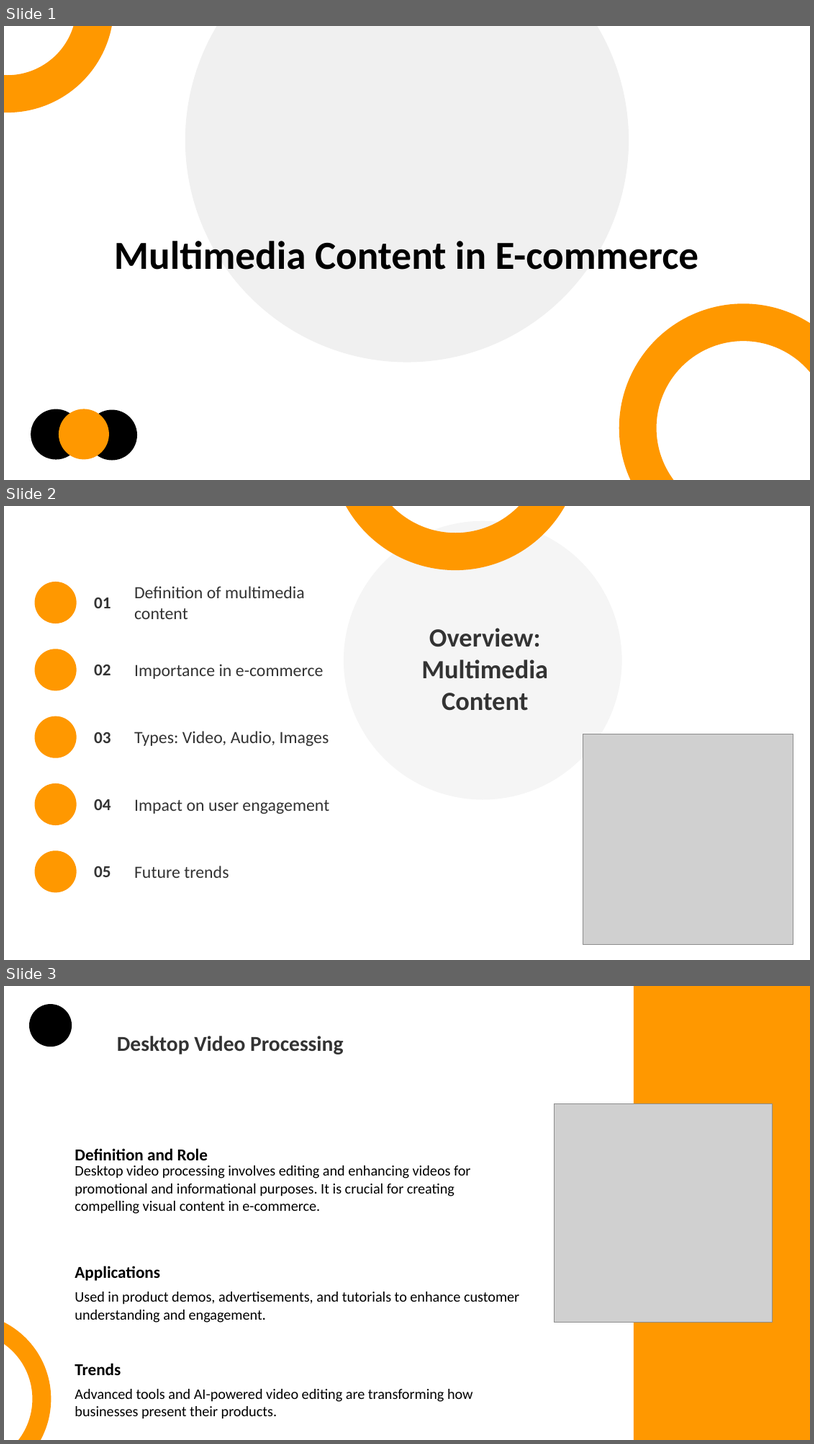
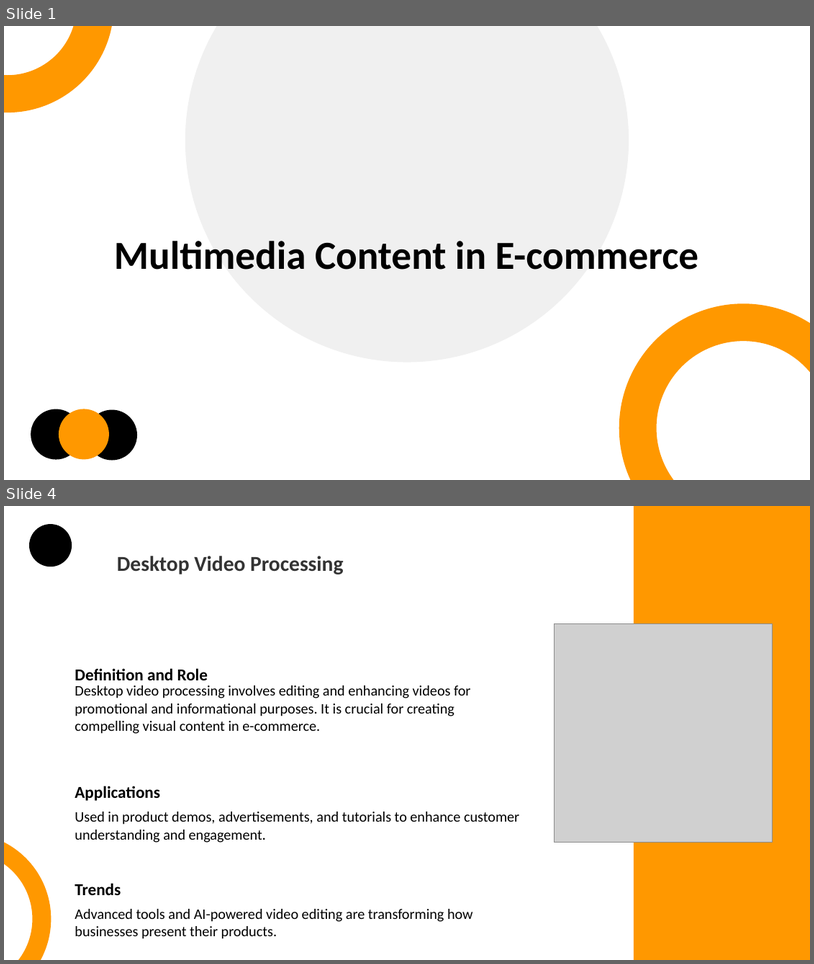
Before and after one commit to TejasDotExe/ecommerce, a slide deck: Multimedia Content in E-commerce.pptx. Shown one above the other, each under a label of ours: slides 1, 2 and 3 before the commit, slides 1 and 4 after it; the slides between them are not shown. The pictures are 814x1444 and 814x964 pixels, drawn with LibreOffice and Linux fonts; fonts in the diff are those of the drawing; grey boxes stand for pictures. Boxes give left, top, right and bottom in pixels: in the first picture for what was removed or moved away, otherwise in the second. Text is boxed around its words. In the diff, an @@ line names an element or a change of style, - is before the commit and + after.

```diff
--- a/Multimedia Content in E-commerce.pptx
+++ b/Multimedia Content in E-commerce.pptx
@@ slide 2 removed at (4,506,810,960), background #FFFFFF @@
@@ ellipse removed at (344,521,622,800) @@
@@ ellipse removed at (348,506,563,552) @@
@@ ellipse removed at (35,582,77,624) @@
@@ text removed at (134,586,305,619) @@
-Definition of multimedia content
@@ text removed at (94,597,111,608) @@
-01
@@ text removed at (422,628,548,710) @@
-Overview: Multimedia Content
@@ ellipse removed at (35,649,77,690) @@
@@ text removed at (94,664,111,675) @@
-02
@@ text removed at (134,664,324,679) @@
-Importance in e-commerce
@@ ellipse removed at (35,716,77,757) @@
@@ text removed at (94,732,111,743) @@
-03
@@ text removed at (134,731,329,746) @@
-Types: Video, Audio, Images
@@ picture removed at (583,734,793,944) @@
@@ ellipse removed at (35,783,77,826) @@
@@ text removed at (94,799,111,810) @@
-04
@@ text removed at (134,799,329,813) @@
-Impact on user engagement
@@ ellipse removed at (35,850,77,892) @@
@@ text removed at (94,866,111,877) @@
-05
@@ text removed at (134,865,229,878) @@
-Future trends
@@ what was slide 3 is now slide 4 @@
```
Also in this commit, not shown: 4 slides changed, 1 other slide removed.
